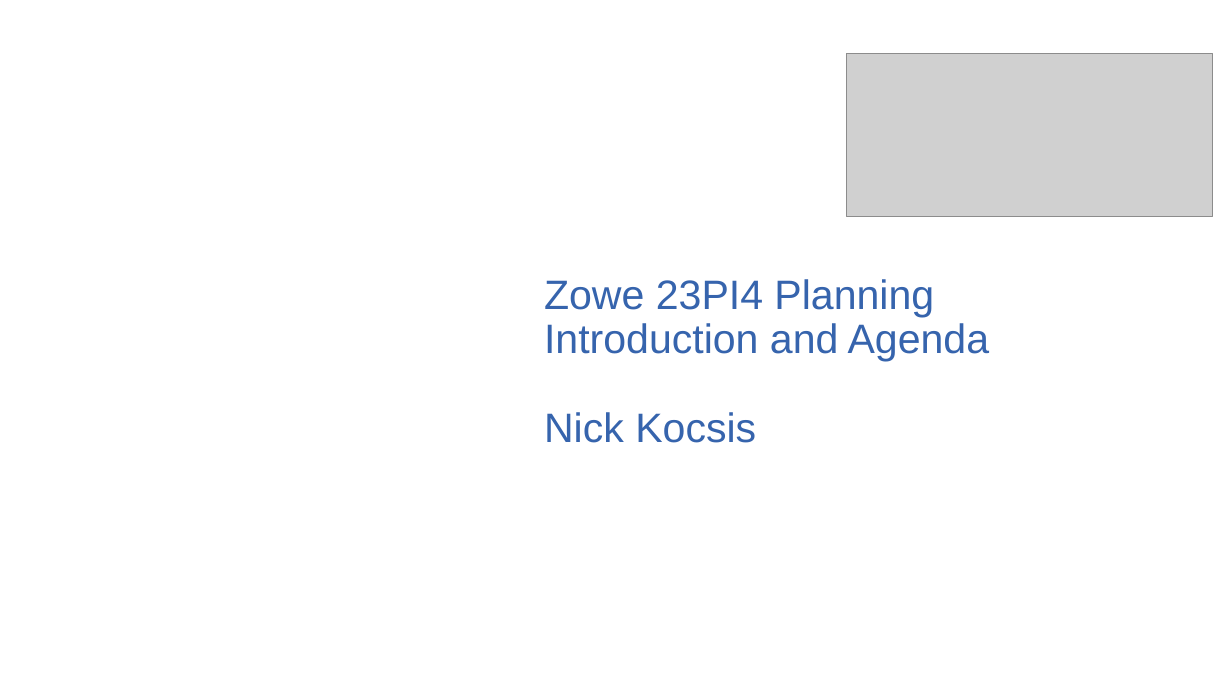
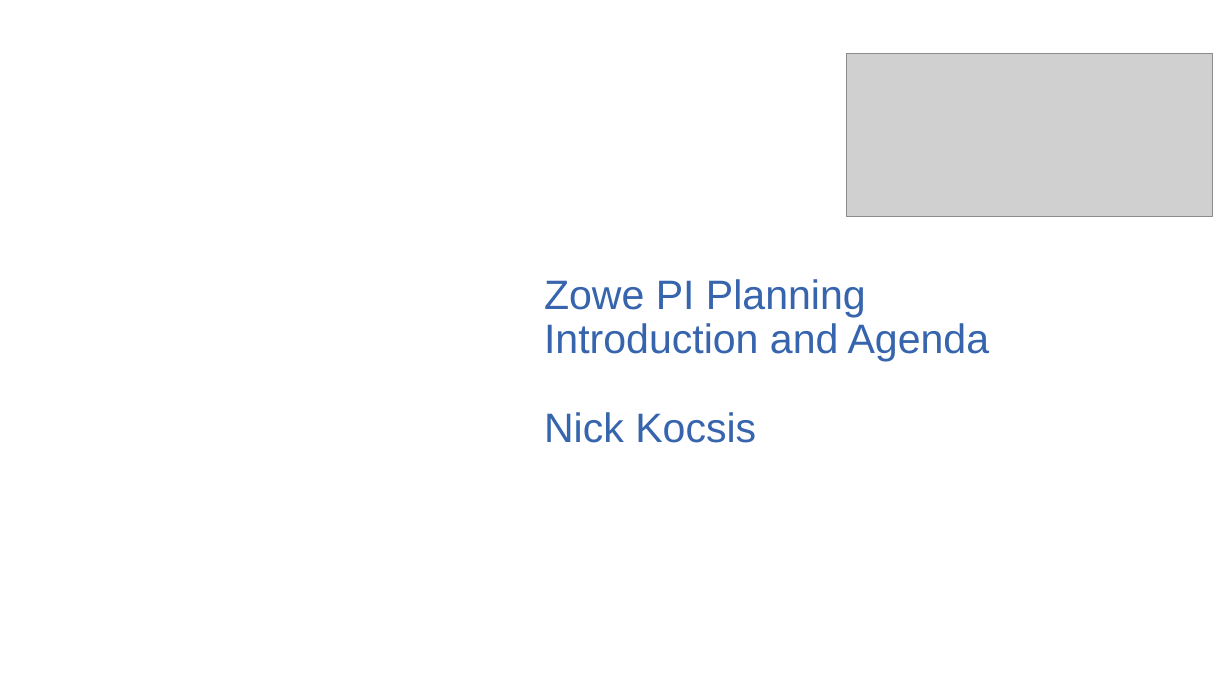
Before and after one commit to zowe/community, a slide deck: slide 1 of Project Management/PI Planning/24PI1 Planning/Zowe 24PI1 Planning - Introduction and Agenda.pptx. Drawn at 1232x693 pixels with LibreOffice and Linux fonts; fonts in the diff are those of the drawing; grey boxes stand for pictures; background and template pictures are left out. Boxes give left, top, right and bottom in pixels: in the first picture for what was removed or moved away, otherwise in the second. Text is boxed around its words. In the diff, an @@ line names an element or a change of style, - is before the commit and + after.

Commit message:
Updated PPT

```diff
--- a/Project Management/PI Planning/24PI1 Planning/Zowe 24PI1 Planning - Introduction and Agenda.pptx
+++ b/Project Management/PI Planning/24PI1 Planning/Zowe 24PI1 Planning - Introduction and Agenda.pptx
@@ text at bbox=[544, 279, 866, 317]: text changed @@
-Zowe 23PI4 Planning
+Zowe PI Planning
```
